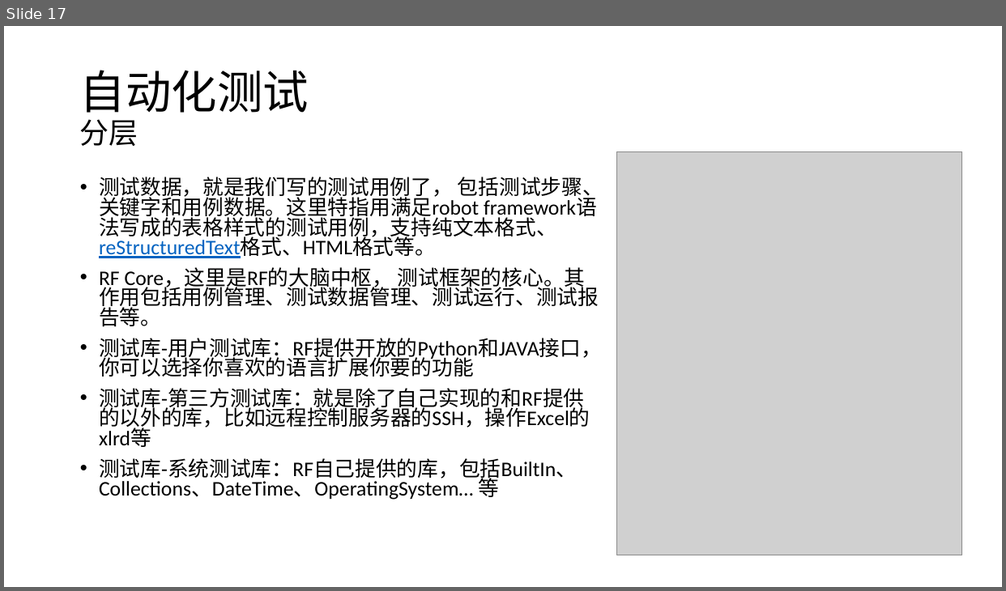
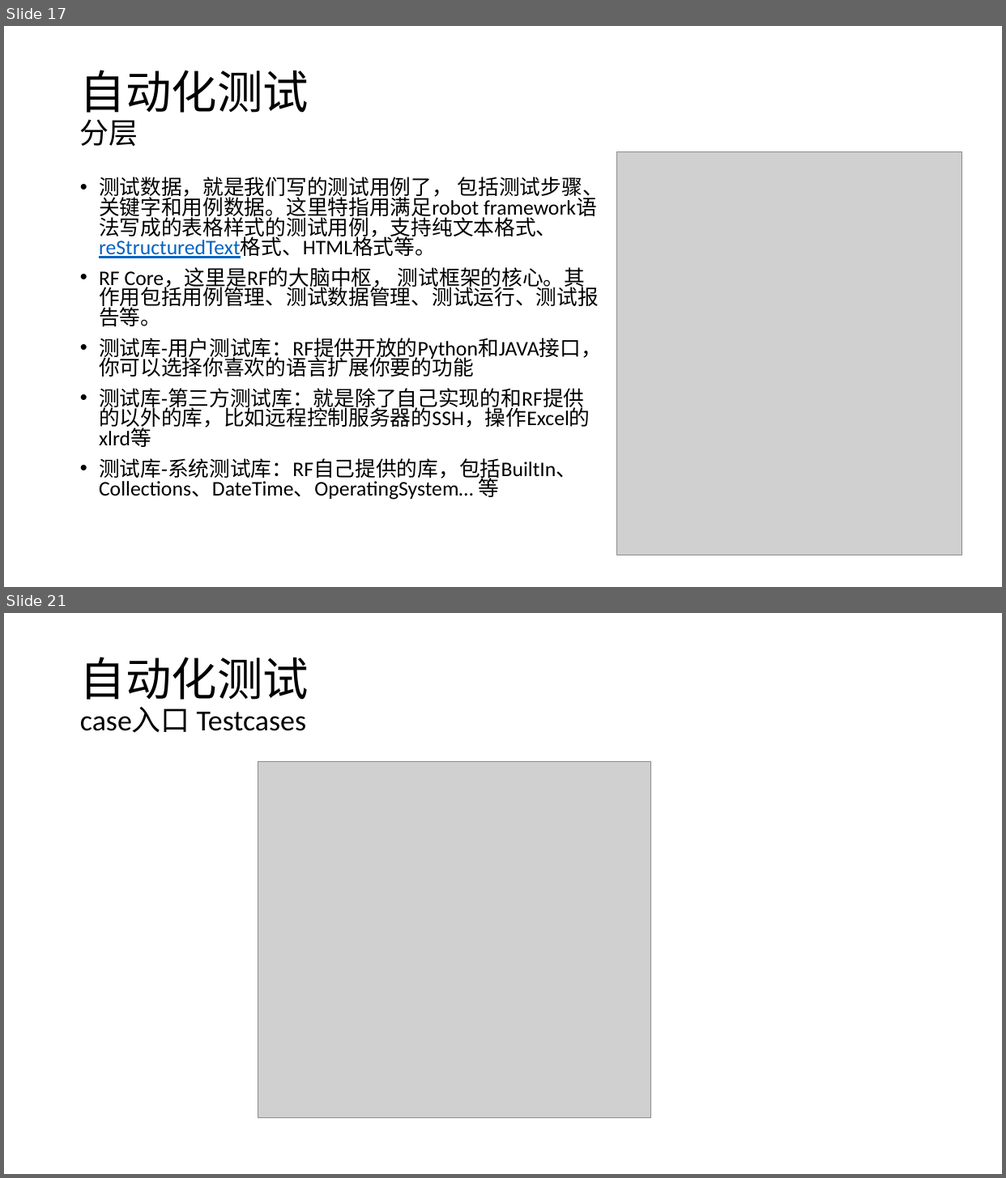
Before and after one commit to gougjp/test_auto, a slide deck: Python和自动化测试.pptx. Shown one above the other, each under a label of ours: slide 17 before the commit, slides 17 and 21 after it; the slides between them are not shown. The pictures are 1006x591 and 1006x1178 pixels, drawn with LibreOffice and Linux fonts; fonts in the diff are those of the drawing; grey boxes stand for pictures. Boxes give left, top, right and bottom in pixels: in the first picture for what was removed or moved away, otherwise in the second. Text is boxed around its words. In the diff, an @@ line names an element or a change of style, - is before the commit and + after.

```diff
--- a/Python和自动化测试.pptx
+++ b/Python和自动化测试.pptx
@@ slide 21 added at <box>4,613,1002,1174</box>, background #FFFFFF @@
@@ title added at <box>80,657,309,733</box>, 28 pt, text #000000 @@
+自动化测试
+case入口 Testcases
@@ picture added at <box>258,762,651,1118</box> @@
```
Also in this commit, not shown: 1 slide changed, 4 other slides added, 1 other file.
